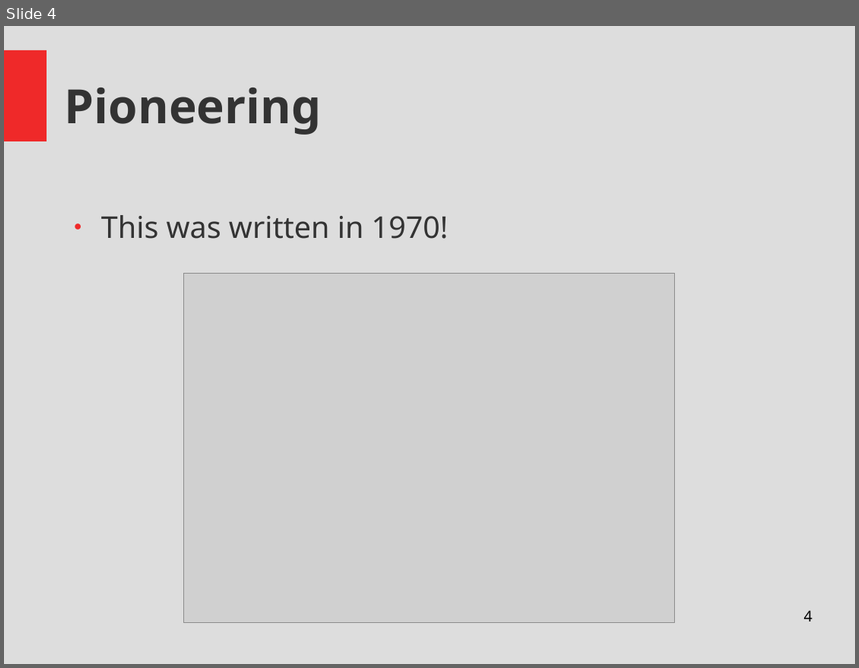
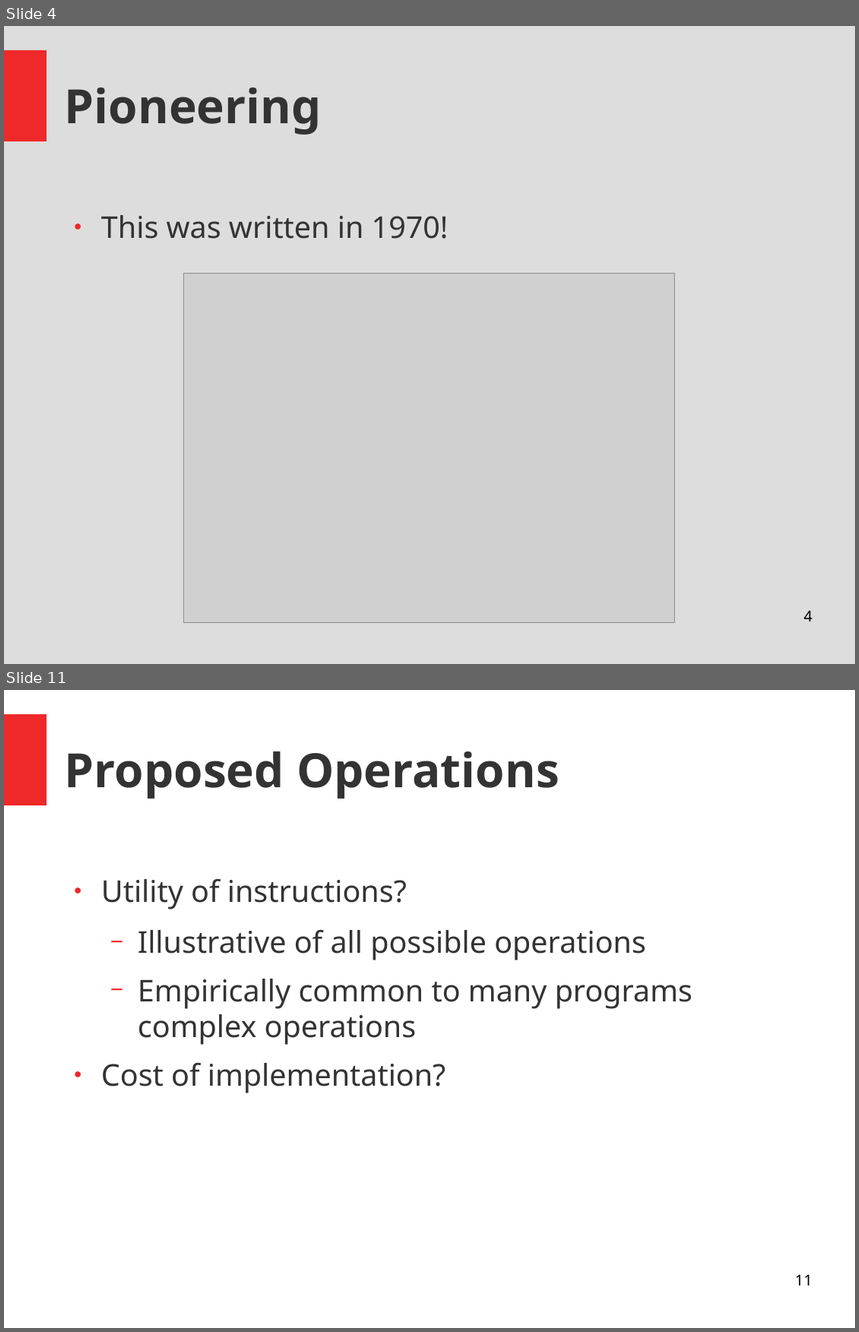
Before and after one commit to Thapep/PPS, a slide deck: inmemory/In Memory Processing Presentation.odp. Shown one above the other, each under a label of ours: slide 4 before the commit, slides 4 and 11 after it; the slides between them are not shown. The pictures are 859x668 and 859x1332 pixels, drawn with LibreOffice and Linux fonts; fonts in the diff are those of the drawing; grey boxes stand for pictures. Boxes give left, top, right and bottom in pixels: in the first picture for what was removed or moved away, otherwise in the second. Text is boxed around its words. In the diff, an @@ line names an element or a change of style, - is before the commit and + after.

```diff
--- a/inmemory/In Memory Processing Presentation.odp
+++ b/inmemory/In Memory Processing Presentation.odp
@@ slide 11 added at (x1=4, y1=690, x2=855, y2=1328), background #FFFFFF; not listed: 1 template element that a slide beside it also shows @@
@@ title added at (x1=65, y1=752, x2=560, y2=799), 44 pt, text #333333, bold @@
+Proposed Operations
@@ text added at (x1=101, y1=879, x2=693, y2=1094), 28 pt, text #333333 @@
+● Utility of instructions?
+  − Illustrative of all possible operations
+  − Empirically common to many programs complex operations
+● Cost of implementation?
@@ page number added at (x1=795, y1=1275, x2=813, y2=1286), 14 pt, text #000000 @@
+11
```
Also in this commit, not shown: 6 other slides added, 1 other file.
